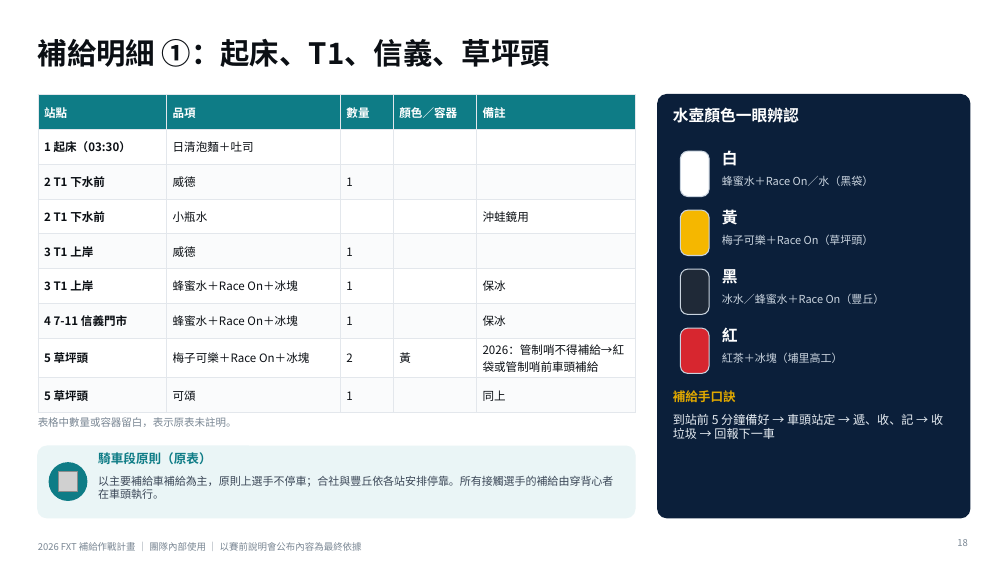
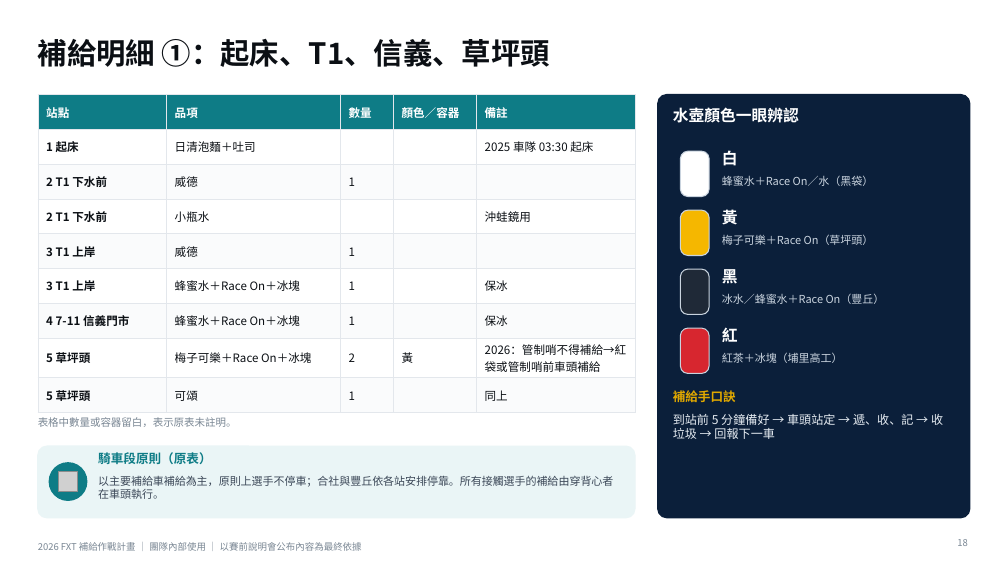
Before and after one commit to powermovebboy-sys/Race-site, a slide deck: slide 18 of deck/2026_FXT_補給作戰計畫.pptx. Drawn at 1008x567 pixels with LibreOffice and Linux fonts; fonts in the diff are those of the drawing; grey boxes stand for pictures. Boxes give left, top, right and bottom in pixels: in the first picture for what was removed or moved away, otherwise in the second. Text is boxed around its words. In the diff, an @@ line names an element or a change of style, - is before the commit and + after.

```diff
--- a/deck/2026_FXT_補給作戰計畫.pptx
+++ b/deck/2026_FXT_補給作戰計畫.pptx
@@ table at (38, 95, 635, 405) @@
-row 2, column 1: 1 起床（03:30）
+row 2, column 1: 1 起床
-row 2, column 5: 
+row 2, column 5: 2025 車隊 03:30 起床
```
Also in this commit, not shown: 23 other slides changed, 9 other files.
